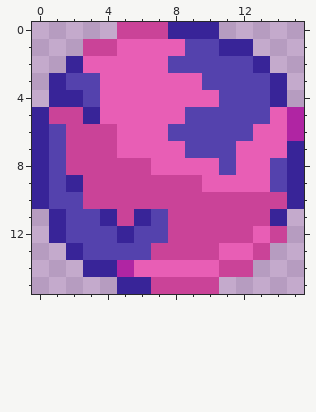
Two versions of one pixel-art sprite, interface/bookmarks/icons/ehr_erchiusglitterworld.png. The picture above is the old version.
The file is 16x16 pixels.
Once edited:
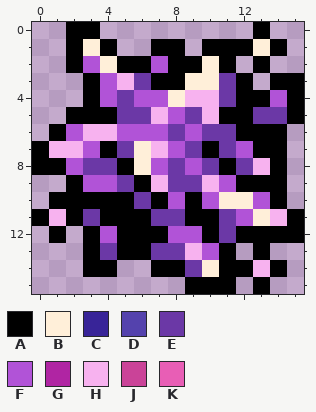
Palette (. is transparent): A #000000  B #ffefd9  C #382498  D #5442ad  E #6b38a6  F #b153d7  G #b025a3  H #f7b2ef  J #ca4398  K #e85eb5
The commit says: Glitterworld list icon
Changes in this commit:
Changed rows in their new state; - is an unchanged pixel.
first column x 0:
 0 --AA-......--A--
 1 --ABA..AA.AAABA-
 2 --AFBAAFAABA.A--
 3 -..AFHEAABBEA.AA
 4 -..AFEFFBHHEAAFA
 5 ..AAAEEHFEHAAEEA
 6 .AFHHFFFEFEEAAA.
 7 AHHFAEBHFEAEFAA.
 8 AAFEEABFEFEAEHA.
 9 ..AFFEAHEEHFAAA.
10 .AAAAAEAFAFBBFA.
11 AHAEAAAEEAAEFBHA
12 -A.AFAAAFFAEAAAA
13 --.AEAAEEHFA.A--
14 ---AA..AAEBAAHA-
15 -----....AAA-A--
Boxes around the changes in both pictures, in picture pixels (x1, y1, x2, y2):
changed: (32, 22, 304, 294)
